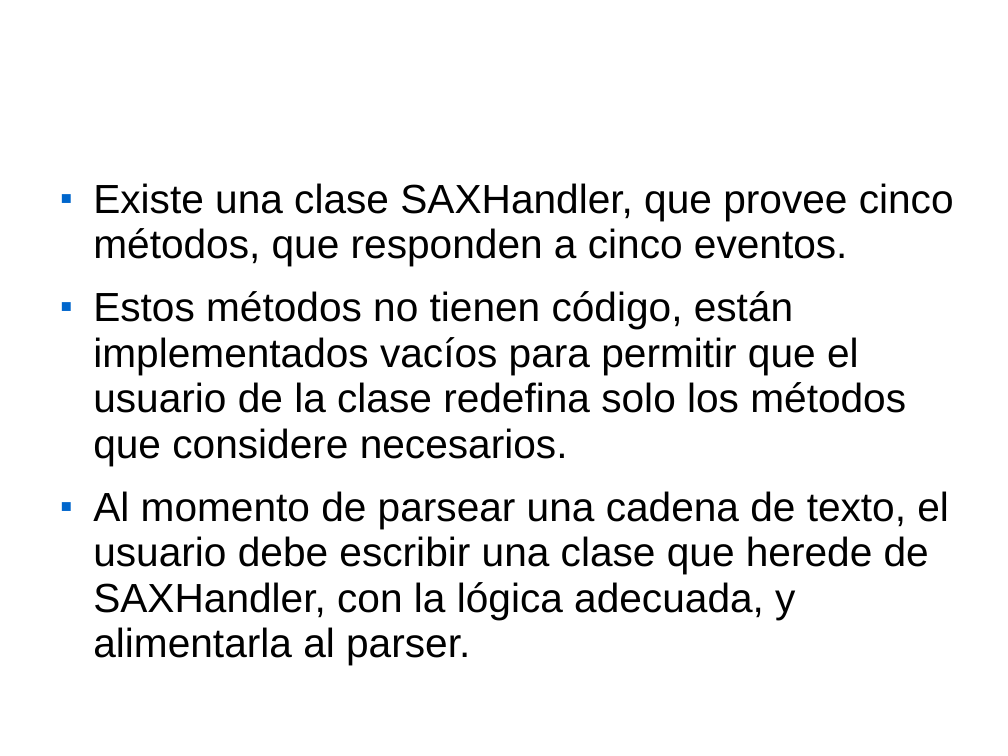
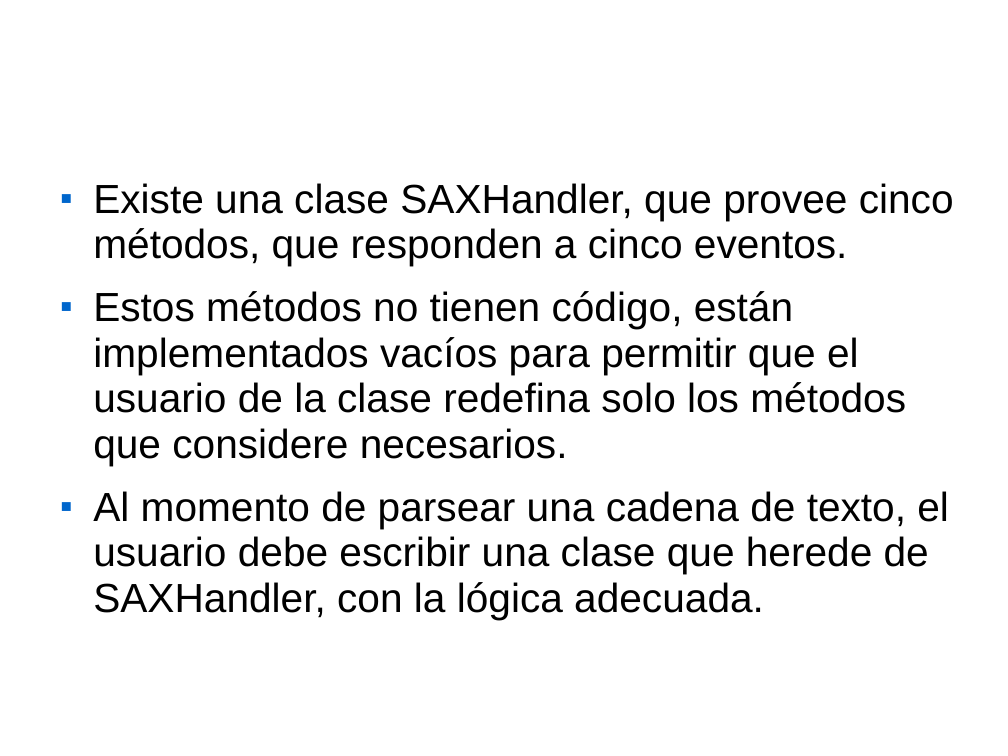
Before and after one commit to mateobengualid/parsermente, a slide deck: slide 3 of Parsers/documents/Parser Presentation.ppt. Drawn at 1008x756 pixels with LibreOffice and Linux fonts; fonts in the diff are those of the drawing; background and template pictures are left out. Boxes give left, top, right and bottom in pixels: in the first picture for what was removed or moved away, otherwise in the second. Text is boxed around its words. In the diff, an @@ line names an element or a change of style, - is before the commit and + after.

```diff
--- a/Parsers/documents/Parser Presentation.ppt
+++ b/Parsers/documents/Parser Presentation.ppt
@@ text at [93,491,949,619]: text changed @@
-■ Al momento de parsear una cadena de texto, el usuario debe escribir una clase que herede de SAXHandler, con la lógica adecuada, y alimentarla al parser.
+■ Al momento de parsear una cadena de texto, el usuario debe escribir una clase que herede de SAXHandler, con la lógica adecuada.
```
Also in this commit, not shown: 7 other slides changed, 1 slide added, 3 other files.
